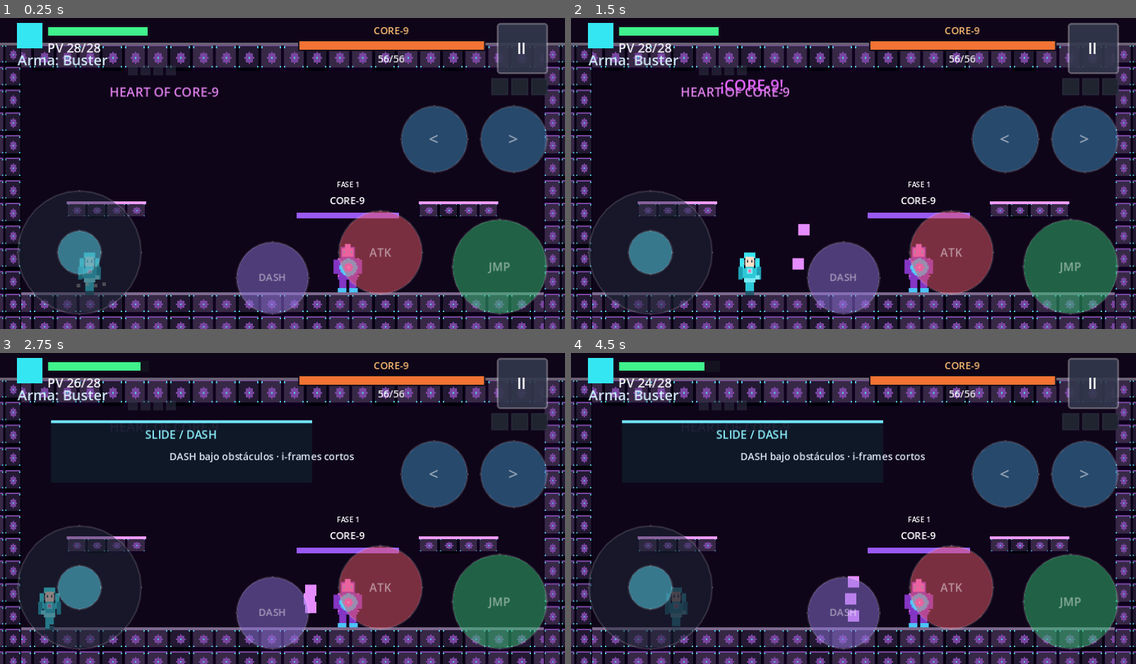
Above: before the commit, frames 1-4 (two rows, left to right).
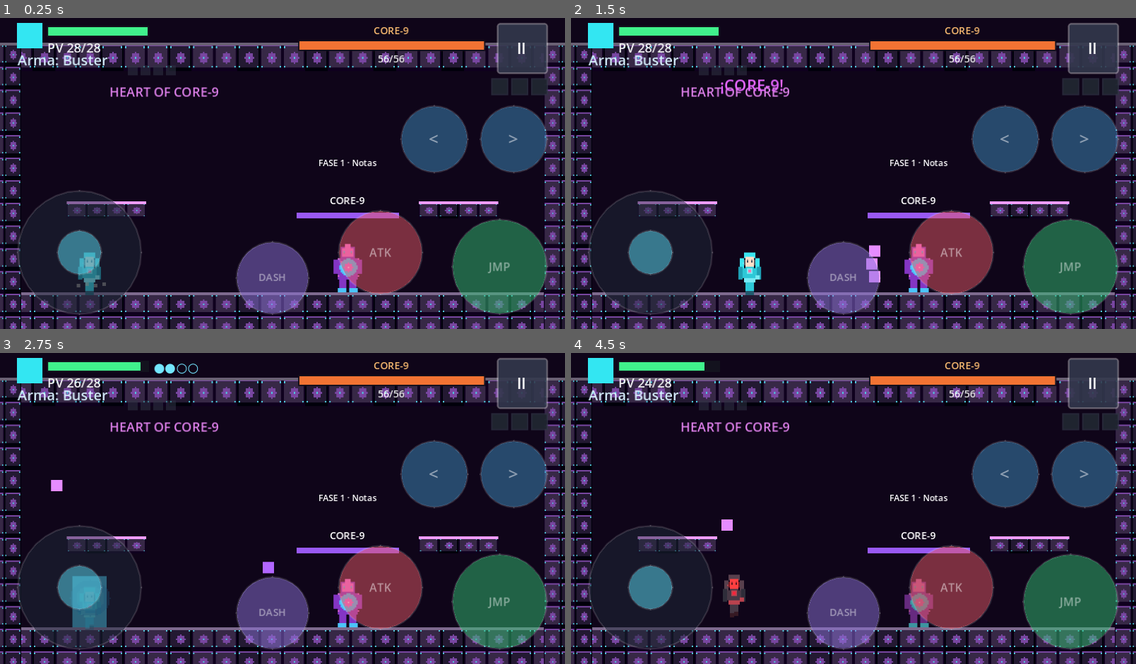
Above: after the commit, the same moments.

Repository: Awosemizer/stage-crash-v-idol-challenge
Game: Godot game, scene res://scenes/levels/LevelHeartCore9.tscn
Two runs of this game, one before a commit and one after it. Both use one fixed random seed, a clock stepped at 60 frames per second and the inputs below. This scene is started directly instead of the project's main scene.
Inputs (mouse positions are in pixels of both pictures, inside the frame that each line leads up to):
- Up to frame 1 (0.25 s): no input
- Up to frame 2 (1.5 s): tap Enter (ui_accept) at 0.5 s; move the mouse to (977, 154) at 0.52 s; hold D (move_right) 0.53-1.25 s; hold X (attack) 0.53-1.25 s; click (977, 154) at 0.67 s; tap Z (jump) at 0.77 s; drag from (740, 185) to (921, 260) at 1.27 s
- Up to frame 3 (2.75 s): move the mouse to (339, 436) at 2.02 s; hold A (move_left) from 2.03 s (still down); hold X (attack) from 2.03 s (still down); tap C (slide) at 2.1 s
- Up to frame 4 (4.5 s): release A (move_left) at 2.75 s; release X (attack) at 2.75 s; drag from (825, 567) to (638, 601) at 2.77 s; move the mouse to (1023, 552) at 3.52 s; hold D (move_right) 3.53-4.25 s; hold X (attack) 3.53-4.25 s; tap Q (weapon_prev) at 3.6 s; tap Z (jump) at 3.77 s; drag from (684, 458) to (904, 598) at 4.27 s

The runs differ from the first frame. In frame 1, 0.2% of the frame differs, in the area x 56-67%, y 45-55%; in frame 2, 0.5%; in frame 3, 3.5%, in the area x 6-67%, y 3-90%; in frame 4, 3.1%.

Commit message:
v0.36: CORE-9 phase telegraphs and strong-hit core
Amber windup before each phase attack, shots arm so they don't hit on spawn, phase changes pause contact, and the exposed core only takes Nv4 / Sonic Slash / Counter with a Spanish hint.

Diff:
--- a/game/project.godot
+++ b/game/project.godot
@@ -7,7 +7,7 @@
 
 config/name="Stage Crash: V-Idol Challenge"
 config/description="Mega Man X-style 2D side-scroller featuring Hatsune Miku and Kasane Teto. Prototype vertical slice."
-config/version="0.35.0-proto"
+config/version="0.36.0-proto"
 run/main_scene="res://scenes/ui/TitleScreen.tscn"
 config/features=PackedStringArray("4.5", "Forward Plus")
 config/icon="res://icon.svg"
--- a/game/scenes/bosses/Core9.tscn
+++ b/game/scenes/bosses/Core9.tscn
@@ -74,10 +74,11 @@
 horizontal_alignment = 1
 
 [node name="PhaseLabel" type="Label" parent="."]
-offset_left = -28.0
-offset_top = -80.0
-offset_right = 28.0
-offset_bottom = -70.0
-theme_override_font_sizes/font_size = 5
-text = "FASE 1"
+offset_left = -70.0
+offset_top = -96.0
+offset_right = 70.0
+offset_bottom = -68.0
+theme_override_font_sizes/font_size = 6
+autowrap_mode = 3
+text = "FASE 1 · Notas"
 horizontal_alignment = 1
--- a/game/scripts/bosses/Core9.gd
+++ b/game/scripts/bosses/Core9.gd
@@ -18,6 +18,10 @@
 const INVULN_ON_HIT := 0.08
 const PHASE2_HP := 38
 const PHASE3_HP := 18
+const WINDUP := 0.30
+const PHASE_GRACE := 0.85
+const STRONG_HIT := 4  # Nv4 / Sonic Slash / Counter (Nv3=4 no deja el núcleo blando)
+const WEAK_CHIP_EVERY := 6  # anti-softlock: 1 de daño cada 6 golpes débiles
 
 enum State { IDLE, NOTE, TURRET, COPY_A, COPY_B, CORE_PULSE, DEAD }
 
@@ -33,6 +37,11 @@
 var _beat := 0.0
 var _flash := 0.0
 var _invuln := 0.0
+var _posing := false
+var _windup := 0.0
+var _queued := ""
+var _contact_grace := 0.0
+var _weak_rejects := 0
 var _alive := true
 var _active := false
 var _facing := -1
@@ -126,6 +135,7 @@
 		return
 	_flash = maxf(_flash - delta, 0.0)
 	_invuln = maxf(_invuln - delta, 0.0)
+	_contact_grace = maxf(_contact_grace - delta, 0.0)
 	_update_facing()
 	if not is_on_floor():
 		velocity.y = minf(velocity.y + GRAVITY * delta, 320.0)
@@ -151,37 +161,67 @@
 
 
 func _tick_idle(delta: float) -> void:
+	velocity.x = move_toward(velocity.x, 0.0, 420.0 * delta)
+	if _posing:
+		_windup -= delta
+		if _windup <= 0.0:
+			_release_pose()
+		return
 	_beat -= delta
-	velocity.x = move_toward(velocity.x, 0.0, 420.0 * delta)
 	if _beat > 0.0:
 		return
 	match _phase:
 		1:
-			match _cycle % 2:
-				0:
-					_do_notes()
-				1:
-					_do_turrets()
+			_queue_attack("notes" if _cycle % 2 == 0 else "turrets")
 		2:
-			match _cycle % 2:
-				0:
-					_do_copy(_copy_ids[0] if _copy_ids.size() > 0 else "fire")
-				1:
-					_do_copy(_copy_ids[1] if _copy_ids.size() > 1 else "volt")
+			var which := 0 if _cycle % 2 == 0 else 1
+			var id := "fire"
+			if which == 0 and _copy_ids.size() > 0:
+				id = str(_copy_ids[0])
+			elif which == 1 and _copy_ids.size() > 1:
+				id = str(_copy_ids[1])
+			elif _copy_ids.size() > 0:
+				id = str(_copy_ids[0])
+			_queue_attack("copy:" + id)
 		3:
-			_do_core_pulse()
+			_queue_attack("pulse")
 	_cycle += 1
+
+
+func _queue_attack(kind: String) -> void:
+	_queued = kind
+	_posing = true
+	_windup = WINDUP
+	_contact_grace = WINDUP
+	_update_facing()
+
+
+func _release_pose() -> void:
+	_posing = false
+	var kind := _queued
+	_queued = ""
+	if kind == "notes":
+		_do_notes()
+	elif kind == "turrets":
+		_do_turrets()
+	elif kind.begins_with("copy:"):
+		_do_copy(kind.substr(5))
+	elif kind == "pulse":
+		_do_core_pulse()
+	else:
+		_beat = _beat_interval()
 
 
 func _do_notes() -> void:
 	_state = State.NOTE
 	_update_facing()
 	# Fan of neon notes
-	var n := 3 if hp > PHASE2_HP else 4
+	# Tres notas, no un muro. El hueco queda arriba/abajo.
+	var n := 3
 	for i in n:
-		var ang := deg_to_rad(-18.0 + float(i) * (36.0 / float(maxi(n - 1, 1))))
+		var ang := deg_to_rad(-22.0 + float(i) * 22.0)
 		var dir := Vector2(float(_facing), 0.0).rotated(ang)
-		_spawn_fireball(dir, Color(0.9, 0.55, 1.0, 1.0), 160.0)
+		_spawn_fireball(dir, Color(0.9, 0.55, 1.0, 1.0), 150.0)
 	_state = State.IDLE
 	_beat = _beat_interval()
 
@@ -192,16 +232,16 @@
 	var parent_node := get_parent()
 	if parent_node == null:
 		parent_node = get_tree().current_scene
-	var player := _get_player()
-	var xs: Array = [global_position.x - 48.0, global_position.x + 48.0]
-	if player:
-		xs.append(player.global_position.x)
+	# Dos focos a los lados, nunca encima del jugador.
+	var xs: Array = [global_position.x - 56.0, global_position.x + 56.0]
 	for x in xs:
 		var fb: Area2D = FireballScene.instantiate()
 		parent_node.add_child(fb)
 		fb.global_position = Vector2(float(x), global_position.y - 72.0)
 		if fb.has_method("setup"):
 			fb.setup(Vector2(0, 1), 120.0)
+		if fb.get("_arm") != null:
+			fb._arm = 0.22
 		if fb.has_node("Visual"):
 			fb.get_node("Visual").color = Color(0.7, 0.4, 1.0, 1.0)
 	_state = State.IDLE
@@ -213,8 +253,7 @@
 	_update_facing()
 	match atk:
 		"fire":
-			_spawn_fireball(Vector2(float(_facing), 0), Color(1.0, 0.4, 0.15, 1.0), 150.0)
-			_spawn_fireball(Vector2(float(_facing), -0.2).normalized(), Color(1.0, 0.4, 0.15, 1.0), 150.0)
+			_spawn_fireball(Vector2(float(_facing), 0), Color(1.0, 0.4, 0.15, 1.0), 140.0)
 		"wind":
 			_spawn_wind()
 		"volt":
@@ -222,12 +261,11 @@
 		"ice":
 			_spawn_ice()
 		"petal":
-			_spawn_petal()
+			_spawn_fireball(Vector2(float(_facing), -0.15).normalized(), Color(1.0, 0.5, 0.75, 1.0), 120.0)
 		"quake":
 			_spawn_quake()
 		"tempo":
-			_spawn_fireball(Vector2(float(_facing), 0), Color(0.85, 0.85, 0.95, 1.0), 200.0)
-			_spawn_fireball(Vector2(float(-_facing), 0), Color(0.85, 0.85, 0.95, 1.0), 200.0)
+			_spawn_fireball(Vector2(float(_facing), 0), Color(0.85, 0.85, 0.95, 1.0), 170.0)
 		"static":
 			_spawn_static()
 		_:
@@ -240,11 +278,15 @@
 	_state = State.CORE_PULSE
 	if core:
 		core.visible = true
-	# Radial pulses
-	for i in range(5):
-		var ang := float(i) * TAU / 5.0 + float(Time.get_ticks_msec() % 1000) * 0.001
-		var dir := Vector2(cos(ang), sin(ang) * 0.5).normalized()
-		_spawn_fireball(dir, Color(1.0, 0.6, 1.0, 1.0), 130.0)
+	# Tres pulsos con un hueco hacia el jugador (ritmo rápido, no muro).
+	var player := _get_player()
+	var base := 0.0
+	if player:
+		base = (player.global_position - global_position).angle() + PI
+	for i in range(3):
+		var ang := base + deg_to_rad(-28.0 + float(i) * 28.0)
+		var dir := Vector2(cos(ang), sin(ang)).normalized()
+		_spawn_fireball(dir, Color(1.0, 0.6, 1.0, 1.0), 110.0)
 	_state = State.IDLE
 	_beat = _beat_interval()
 
@@ -258,6 +300,8 @@
 	fb.global_position = global_position + Vector2(_facing * 8.0, -20.0)
 	if fb.has_method("setup"):
 		fb.setup(dir, spd)
+	if fb.get("_arm") != null:
+		fb._arm = 0.22
 	if fb.has_node("Visual"):
 		fb.get_node("Visual").color = col
 
@@ -304,12 +348,6 @@
 		_spawn_fireball(Vector2(float(_facing), 0), Color(0.5, 0.85, 1.0, 1.0), 140.0)
 
 
-func _spawn_petal() -> void:
-	# PetalHazard may not expose setup — use fireball stand-in
-	_spawn_fireball(Vector2(float(_facing), -0.3).normalized(), Color(1.0, 0.5, 0.75, 1.0), 130.0)
-	_spawn_fireball(Vector2(float(_facing), 0.15).normalized(), Color(1.0, 0.55, 0.8, 1.0), 120.0)
-
-
 func _spawn_quake() -> void:
 	var parent_node := get_parent()
 	if parent_node == null:
@@ -330,7 +368,7 @@
 	parent_node.add_child(zone)
 	zone.global_position = global_position + Vector2(float(_facing) * 40.0, -8.0)
 	if zone.has_method("setup"):
-		zone.setup(1.6, 3)
+		zone.setup(1.2, 2, 0.28)
 
 
 func _check_phase_transition() -> void:
@@ -346,7 +384,12 @@
 	if _phase != prev:
 		phase_changed.emit(_phase)
 		_refresh_phase_label()
-		_beat = 0.25
+		_posing = false
+		_queued = ""
+		_beat = 0.7
+		_invuln = PHASE_GRACE
+		_contact_grace = PHASE_GRACE
+		_flash = 0.35
 		print("CORE-9: transición a fase ", _phase)
 
 
@@ -357,14 +400,18 @@
 		return false
 	var dmg := amount
 	if _phase == 3:
-		# Only strong attacks count well
-		if amount >= 3:
-			# Charge Nv3/Nv4, saber×?, high weapons — ×1.5
+		# Solo golpe fuerte: Nv4 (8), Sonic Slash (6), Counter (4). Nv3=4 también pasa para no softlockear sin brazos.
+		if amount < STRONG_HIT:
+			_weak_rejects += 1
+			_flash = HIT_FLASH
+			_refresh_phase_label()
+			if _weak_rejects < WEAK_CHIP_EVERY:
+				return false
+			_weak_rejects = 0
+			dmg = 1
+		else:
+			_weak_rejects = 0
 			dmg = int(round(float(amount) * 1.5))
-		elif amount >= 2:
-			dmg = amount  # mid weapons ok
-		else:
-			dmg = 1  # weak tick only
 	hp = maxi(hp - dmg, 0)
 	if AudioManager:
 		AudioManager.play_sfx("boss_hit")
@@ -422,7 +469,16 @@
 func _refresh_phase_label() -> void:
 	if phase_label == null:
 		return
-	phase_label.text = "FASE %d" % _phase
+	match _phase:
+		3:
+			if _weak_rejects > 0 and _weak_rejects < WEAK_CHIP_EVERY:
+				phase_label.text = "¡Débil! Nv4 / Slash / Counter"
+			else:
+				phase_label.text = "NÚCLEO: Nv4 / Slash / Counter"
+		2:
+			phase_label.text = "FASE 2 · Copia"
+		_:
+			phase_label.text = "FASE 1 · Notas"
 
 
 func _refresh_look() -> void:
@@ -433,7 +489,11 @@
 		base = Color(0.55, 0.18, 0.75, 1.0)
 	elif _phase == 3:
 		base = Color(0.7, 0.15, 0.85, 1.0)
-	if _flash > 0.0:
+	if _posing:
+		var pulse := 0.55 + 0.45 * absf(sin(_windup * 28.0))
+		visual.color = Color(1.0, 0.78, 0.22, pulse)
+		_sync_sprite_art(visual.color)
+	elif _flash > 0.0:
 		visual.color = Color(1, 1, 1, 1)
 		_sync_sprite_art(Color(1, 1, 1, 1))
 	else:
@@ -456,6 +516,8 @@
 
 
 func _hurt_player(body: Node) -> void:
+	if _posing or _contact_grace > 0.0:
+		return
 	if body == null or not body.is_in_group("player"):
 		return
 	if body.has_method("is_invulnerable") and body.is_invulnerable():
--- a/game/scripts/levels/LevelHeartCore9.gd
+++ b/game/scripts/levels/LevelHeartCore9.gd
@@ -86,9 +86,9 @@
 
 func _on_phase_changed(phase: int) -> void:
 	var texts := {
-		1: "FASE 1 — Notas",
-		2: "FASE 2 — Copia Masters",
-		3: "FASE 3 — Núcleo expuesto",
+		1: "FASE 1 — Notas del DJ",
+		2: "FASE 2 — Copia un ataque",
+		3: "NÚCLEO — solo Nv4, Sonic Slash o Counter",
 	}
 	_show_banner(str(texts.get(phase, "FASE %d" % phase)), COL_ACCENT, 1.3)
 
--- a/game/scripts/ui/TitleScreen.gd
+++ b/game/scripts/ui/TitleScreen.gd
@@ -144,7 +144,7 @@
 
 	var ver := Label.new()
 	ver.name = "Version"
-	ver.text = "v0.35.0-proto · jefes/armadura"
+	ver.text = "v0.36.0-proto · CORE-9"
 	ver.horizontal_alignment = HORIZONTAL_ALIGNMENT_CENTER
 	ver.add_theme_font_size_override("font_size", 8)
 	ver.modulate = Color(0.55, 0.6, 0.7, 0.75)
--- a/game/tools_validate.gd
+++ b/game/tools_validate.gd
@@ -2820,11 +2820,11 @@
 		c9.hp = 10
 		c9._phase = 3
 		var before = c9.hp
-		c9.take_damage(1)  # weak → 1
-		if c9.hp != before - 1:
-			errors.append("Core9 P3 weak hit should deal 1, hp=%d" % c9.hp)
-		else:
-			print("OK Core9 P3 weak tick")
+		var bounced = c9.take_damage(1)  # weak bounce, no chip yet
+		if c9.hp != before or bounced:
+			errors.append("Core9 P3 weak hit should bounce, hp=%d bounced=%s" % [c9.hp, str(bounced)])
+		else:
+			print("OK Core9 P3 weak bounce")
 		before = c9.hp
 		c9._invuln = 0.0
 		c9.take_damage(4)  # strong ×1.5 = 6
@@ -3681,7 +3681,7 @@
 
 	# --- v0.20 landscape + Beatfire touch playability ---
 	var proj := FileAccess.get_file_as_string("res://project.godot")
-	if 'config/version="0.32.0-proto"' not in proj and 'config/ …(427 unchanged characters)… nfig/version="0.35.0-proto"' not in proj:
+	if 'config/version="0.32.0-proto"' not in proj and 'config/ …(427 unchanged characters)… nfig/version="0.35.0-proto"' not in proj and 'config/version="0.36.0-proto"' not in proj:
 		errors.append("project.godot version should be 0.28.0-proto+")
 	else:
 		print("OK project version present")
@@ -4102,12 +4102,12 @@
 	else:
 		print("OK Level01 checkpoints")
 	var title_27 := FileAccess.get_file_as_string("res://scripts/ui/TitleScreen.gd")
-	if "0.27" not in title_27 and "0.28" not in title_27 and "0.29" not in title_27 and "0.30" not in title_27 and "0.31" not in title_27 and "0.32" not in title_27 and "0.33" not in title_27 and "0.34" not in title_27 and "0.35" not in title_27:
+	if "0.27" not in title_27 and "0.28" not in title_27 and "0.29" not in title_27 and "0.30" not in title_27 and "0.31" not in title_27 and "0.32" not in title_27 and "0.33" not in title_27 and "0.34" not in title_27 and "0.35" not in title_27 and "0.36" not in title_27:
 		errors.append("TitleScreen version should mention 0.27+")
 	else:
 		print("OK TitleScreen 0.27+")
 	var proj_27 := FileAccess.get_file_as_string("res://project.godot")
-	if 'config/version="0.27.0-proto"' not in proj_27 and 'conf …(358 unchanged characters)… g/version="0.35.0-proto"' not in proj_27:
+	if 'config/version="0.27.0-proto"' not in proj_27 and 'conf …(358 unchanged characters)… g/version="0.35.0-proto"' not in proj_27 and 'config/version="0.36.0-proto"' not in proj_27:
 		errors.append("project.godot version should be 0.27+/0.28")
 	else:
 		print("OK project 0.27+")
@@ -4188,12 +4188,12 @@
 	else:
 		print("OK TouchControls scaled gaps")
 	var title_28 := FileAccess.get_file_as_string("res://scripts/ui/TitleScreen.gd")
-	if "0.28" not in title_28 and "0.29" not in title_28 and "0.30" not in title_28 and "0.31" not in title_28 and "0.32" not in title_28 and "0.33" not in title_28 and "0.34" not in title_28 and "0.35" not in title_28:
+	if "0.28" not in title_28 and "0.29" not in title_28 and "0.30" not in title_28 and "0.31" not in title_28 and "0.32" not in title_28 and "0.33" not in title_28 and "0.34" not in title_28 and "0.35" not in title_28 and "0.36" not in title_28:
 		errors.append("TitleScreen version should mention 0.28+")
 	else:
 		print("OK TitleScreen 0.28")
 	var proj_28 := FileAccess.get_file_as_string("res://project.godot")
-	if 'config/version="0.28.0-proto"' not in proj_28 and 'conf …(307 unchanged characters)… g/version="0.35.0-proto"' not in proj_28:
+	if 'config/version="0.28.0-proto"' not in proj_28 and 'conf …(307 unchanged characters)… g/version="0.35.0-proto"' not in proj_28 and 'config/version="0.36.0-proto"' not in proj_28:
 		errors.append("project.godot version should be 0.28+/0.29")
 	else:
 		print("OK project 0.28")
@@ -4283,12 +4283,12 @@
 	else:
 		print("OK Heart ending button")
 	var title_29 := FileAccess.get_file_as_string("res://scripts/ui/TitleScreen.gd")
-	if "0.29" not in title_29 and "0.30" not in title_29 and "0.31" not in title_29 and "0.32" not in title_29 and "0.33" not in title_29 and "0.34" not in title_29 and "0.35" not in title_29:
+	if "0.29" not in title_29 and "0.30" not in title_29 and "0.31" not in title_29 and "0.32" not in title_29 and "0.33" not in title_29 and "0.34" not in title_29 and "0.35" not in title_29 and "0.36" not in title_29:
 		errors.append("TitleScreen version should mention 0.29+")
 	else:
 		print("OK TitleScreen 0.29+")
 	var proj_29 := FileAccess.get_file_as_string("res://project.godot")
-	if 'config/version="0.29.0-proto"' not in proj_29 and 'conf …(256 unchanged characters)… g/version="0.35.0-proto"' not in proj_29:
+	if 'config/version="0.29.0-proto"' not in proj_29 and 'conf …(256 unchanged characters)… g/version="0.35.0-proto"' not in proj_29 and 'config/version="0.36.0-proto"' not in proj_29:
 		errors.append("project.godot version should be 0.29+/0.30")
 	else:
 		print("OK project 0.29+")
@@ -4468,17 +4468,17 @@
 		errors.append("AudioManager could not be mounted for missing-stream test")
 
 	var title_30 := FileAccess.get_file_as_string("res://scripts/ui/TitleScreen.gd")
-	if "0.30" not in title_30 and "0.31" not in title_30 and "0.32" not in title_30 and "0.33" not in title_30 and "0.34" not in title_30 and "0.35" not in title_30:
+	if "0.30" not in title_30 and "0.31" not in title_30 and "0.32" not in title_30 and "0.33" not in title_30 and "0.34" not in title_30 and "0.35" not in title_30 and "0.36" not in title_30:
 		errors.append("TitleScreen version should mention 0.30+")
 	else:
 		print("OK TitleScreen 0.30")
 	var proj_30 := FileAccess.get_file_as_string("res://project.godot")
-	if 'config/version="0.30.0-proto"' not in proj_30 and 'conf …(205 unchanged characters)… g/version="0.35.0-proto"' not in proj_30:
+	if 'config/version="0.30.0-proto"' not in proj_30 and 'conf …(205 unchanged characters)… g/version="0.35.0-proto"' not in proj_30 and 'config/version="0.36.0-proto"' not in proj_30:
 		errors.append("project.godot version should be 0.30+")
 	else:
 		print("OK project 0.30")
 	var readme_30 := FileAccess.get_file_as_string("res://README.md")
-	if "v0.30" not in readme_30 and "0.30" not in readme_30 and "0.31" not in readme_30 and "0.32" not in readme_30 and "0.33" not in readme_30 and "0.34" not in readme_30 and "0.35" not in readme_30:
+	if "v0.30" not in readme_30 and "0.30" not in readme_30 and "0.31" not in readme_30 and "0.32" not in readme_30 and "0.33" not in readme_30 and "0.34" not in readme_30 and "0.35" not in readme_30 and "0.36" not in readme_30:
 		errors.append("README should note 0.30+")
 	else:
 		print("OK README 0.30")
@@ -4515,17 +4515,17 @@
 	else:
 		print("OK boss fairness v0.31")
 	var title_31 := FileAccess.get_file_as_string("res://scripts/ui/TitleScreen.gd")
-	if "0.31" not in title_31 and "0.32" not in title_31 and "0.33" not in title_31 and "0.34" not in title_31 and "0.35" not in title_31:
+	if "0.31" not in title_31 and "0.32" not in title_31 and "0.33" not in title_31 and "0.34" not in title_31 and "0.35" not in title_31 and "0.36" not in title_31:
 		errors.append("TitleScreen version should mention 0.31")
 	else:
 		print("OK TitleScreen 0.31")
 	var proj_31 := FileAccess.get_file_as_string("res://project.godot")
-	if 'config/version="0.31.0-proto"' not in proj_31 and 'conf …(154 unchanged characters)… g/version="0.35.0-proto"' not in proj_31:
+	if 'config/version="0.31.0-proto"' not in proj_31 and 'conf …(154 unchanged characters)… g/version="0.35.0-proto"' not in proj_31 and 'config/version="0.36.0-proto"' not in proj_31:
 		errors.append("project.godot version should be 0.31.0-proto")
 	else:
 		print("OK project 0.31")
 	var readme_31 := FileAccess.get_file_as_string("res://README.md")
-	if "0.31" not in readme_31 and "0.32" not in readme_31 and "0.33" not in readme_31 and "0.34" not in readme_31 and "0.35" not in readme_31:
+	if "0.31" not in readme_31 and "0.32" not in readme_31 and "0.33" not in readme_31 and "0.34" not in readme_31 and "0.35" not in readme_31 and "0.36" not in readme_31:
 		errors.append("README should note 0.31")
 	else:
 		print("OK README 0.31")
@@ -4534,17 +4534,17 @@
 
 	# --- v0.32 menus / HUD / touch ---
 	var title_32 := FileAccess.get_file_as_string("res://scripts/ui/TitleScreen.gd")
-	if "0.32" not in title_32 and "0.33" not in title_32 and "0.34" not in title_32 and "0.35" not in title_32:
+	if "0.32" not in title_32 and "0.33" not in title_32 and "0.34" not in title_32 and "0.35" not in title_32 and "0.36" not in title_32:
 		errors.append("TitleScreen version should mention 0.32")
 	else:
 		print("OK TitleScreen 0.32")
 	var proj_32 := FileAccess.get_file_as_string("res://project.godot")
-	if 'config/version="0.32.0-proto"' not in proj_32 and 'config/version="0.33.0-proto"' not in proj_32 and 'config/version="0.34.0-proto"' not in proj_32 and 'config/version="0.35.0-proto"' not in proj_32:
+	if 'config/version="0.32.0-proto"' not in proj_32 and 'config/version="0.33.0-proto"' not in proj_32 and 'config/version="0.34.0-proto"' not in proj_32 and 'config/version="0.35.0-proto"' not in proj_32 and 'config/version="0.36.0-proto"' not in proj_32:
 		errors.append("project.godot version should be 0.32.0-proto")
 	else:
 		print("OK project 0.32")
 	var readme_32 := FileAccess.get_file_as_string("res://README.md")
-	if "0.32" not in readme_32 and "0.33" not in readme_32 and "0.34" not in readme_32 and "0.35" not in readme_32:
+	if "0.32" not in readme_32 and "0.33" not in readme_32 and "0.34" not in readme_32 and "0.35" not in readme_32 and "0.36" not in readme_32:
 		errors.append("README should note 0.32")
 	else:
 		print("OK README 0.32")
@@ -4594,17 +4594,17 @@
 	else:
 		print("OK Static Veil single hit")
 	var title_33 := FileAccess.get_file_as_string("res://scripts/ui/TitleScreen.gd")
-	if "0.33" not in title_33 and "0.34" not in title_33 and "0.35" not in title_33:
+	if "0.33" not in title_33 and "0.34" not in title_33 and "0.35" not in title_33 and "0.36" not in title_33:
 		errors.append("TitleScreen version should mention 0.33")
 	else:
 		print("OK TitleScreen 0.33")
 	var proj_33 := FileAccess.get_file_as_string("res://project.godot")
-	if 'config/version="0.33.0-proto"' not in proj_33 and 'config/version="0.34.0-proto"' not in proj_33 and 'config/version="0.35.0-proto"' not in proj_33:
+	if 'config/version="0.33.0-proto"' not in proj_33 and 'config/version="0.34.0-proto"' not in proj_33 and 'config/version="0.35.0-proto"' not in proj_33 and 'config/version="0.36.0-proto"' not in proj_33:
 		errors.append("project.godot version should be 0.33.0-proto")
 	else:
 		print("OK project 0.33")
 	var readme_33 := FileAccess.get_file_as_string("res://README.md")
-	if "0.33" not in readme_33 and "0.34" not in readme_33 and "0.35" not in readme_33:
+	if "0.33" not in readme_33 and "0.34" not in readme_33 and "0.35" not in readme_33 and "0.36" not in readme_33:
 		errors.append("README should note 0.33")
 	else:
 		print("OK README 0.33")
@@ -4641,17 +4641,17 @@
 	else:
 		print("OK pit-safe knockback")
 	var title_34 := FileAccess.get_file_as_string("res://scripts/ui/TitleScreen.gd")
-	if "0.34" not in title_34 and "0.35" not in title_34:
+	if "0.34" not in title_34 and "0.35" not in title_34 and "0.36" not in title_34:
 		errors.append("TitleScreen version should mention 0.34")
 	else:
 		print("OK TitleScreen 0.34")
 	var proj_34 := FileAccess.get_file_as_string("res://project.godot")
-	if 'config/version="0.34.0-proto"' not in proj_34 and 'config/version="0.35.0-proto"' not in proj_34:
+	if 'config/version="0.34.0-proto"' not in proj_34 and 'config/version="0.35.0-proto"' not in proj_34 and 'config/version="0.36.0-proto"' not in proj_34:
 		errors.append("project.godot version should be 0.34.0-proto")
 	else:
 		print("OK project 0.34")
 	var readme_34 := FileAccess.get_file_as_string("res://README.md")
-	if "0.34" not in readme_34 and "0.35" not in readme_34:
+	if "0.34" not in readme_34 and "0.35" not in readme_34 and "0.36" not in readme_34:
 		errors.append("README should note 0.34")
 	else:
 		print("OK README 0.34")
@@ -4682,21 +4682,58 @@
 	else:
 		print("OK armor hover/parry")
 	var title_35 := FileAccess.get_file_as_string("res://scripts/ui/TitleScreen.gd")
-	if "0.35" not in title_35:
+	if "0.35" not in title_35 and "0.36" not in title_35:
 		errors.append("TitleScreen version should mention 0.35")
 	else:
 		print("OK TitleScreen 0.35")
 	var proj_35 := FileAccess.get_file_as_string("res://project.godot")
-	if 'config/version="0.35.0-proto"' not in proj_35:
+	if 'config/version="0.35.0-proto"' not in proj_35 and 'config/version="0.36.0-proto"' not in proj_35:
 		errors.append("project.godot version should be 0.35.0-proto")
 	else:
 		print("OK project 0.35")
 	var readme_35 := FileAccess.get_file_as_string("res://README.md")
-	if "0.35" not in readme_35:
+	if "0.35" not in readme_35 and "0.36" not in readme_35:
 		errors.append("README should note 0.35")
 	else:
 		print("OK README 0.35")
 	print("OK v0.35 bosses/armor")
+
+	# --- v0.36 CORE-9 phases ---
+	var c9_36 := FileAccess.get_file_as_string("res://scripts/bosses/Core9.gd")
+	if "WINDUP := 0.30" not in c9_36 or "STRONG_HIT := 4" not in c9_36 or "PHASE_GRACE" not in c9_36:
+		errors.append("Core9 missing windup / strong-hit / phase grace")
+	else:
+		print("OK Core9 phase rules")
+	if "Nv4 / Slash / Counter" not in c9_36:
+		errors.append("Core9 missing Spanish strong-hit hint")
+	else:
+		print("OK Core9 Spanish hint")
+	if "fb._arm = 0.22" not in c9_36:
+		errors.append("Core9 shots should arm 0.22s")
+	else:
+		print("OK Core9 shot arm")
+	var heart_36 := FileAccess.get_file_as_string("res://scripts/levels/LevelHeartCore9.gd")
+	if "NÚCLEO" not in heart_36:
+		errors.append("Heart CORE-9 banner should name the core rule")
+	else:
+		print("OK Core9 phase banner")
+	var title_36 := FileAccess.get_file_as_string("res://scripts/ui/TitleScreen.gd")
+	if "0.36" not in title_36:
+		errors.append("TitleScreen version should mention 0.36")
+	else:
+		print("OK TitleScreen 0.36")
+	var proj_36 := FileAccess.get_file_as_string("res://project.godot")
+	if 'config/version="0.36.0-proto"' not in proj_36:
+		errors.append("project.godot version should be 0.36.0-proto")
+	else:
+		print("OK project 0.36")
+	var readme_36 := FileAccess.get_file_as_string("res://README.md")
+	if "0.36" not in readme_36:
+		errors.append("README should note 0.36")
+	else:
+		print("OK README 0.36")
+	print("OK v0.36 CORE-9")
+
 
 	if errors.is_empty():
 		print("VALIDATE_PASS")
Not shown, changed: README.md
Not shown, changed: game/README.md
